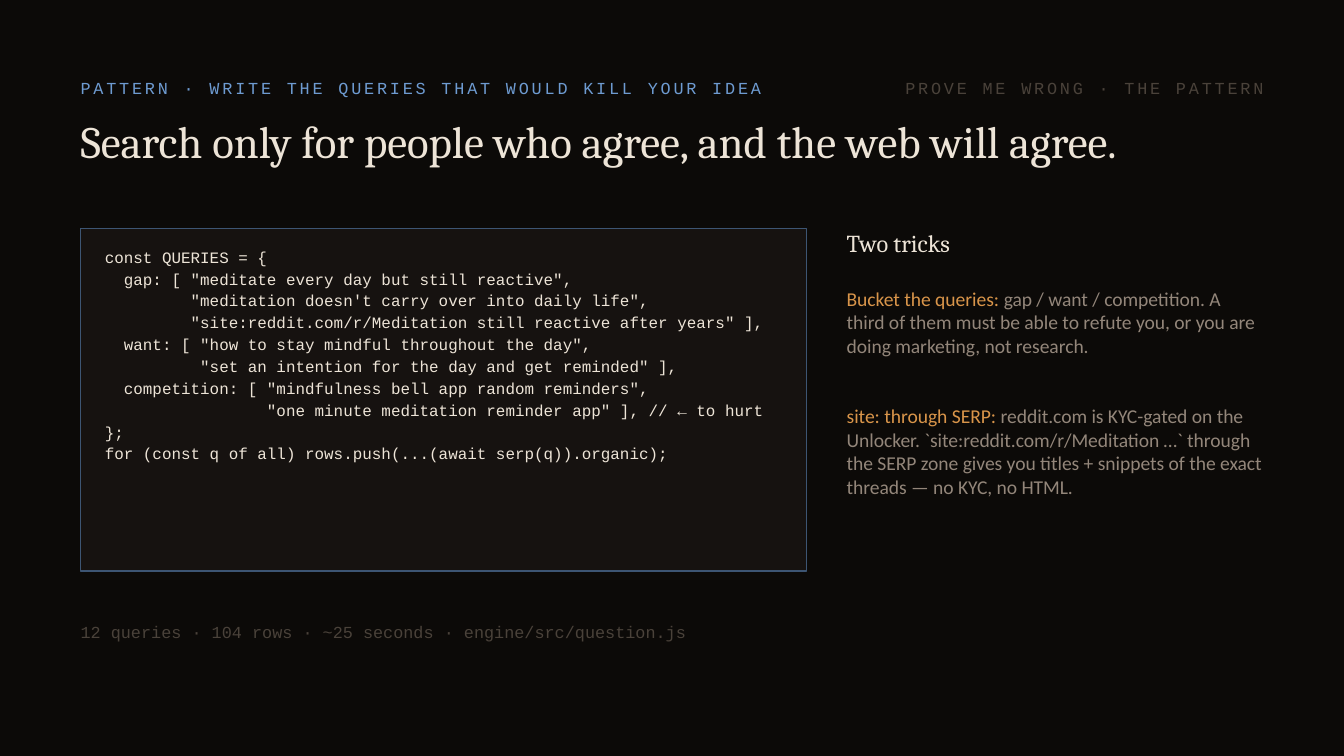
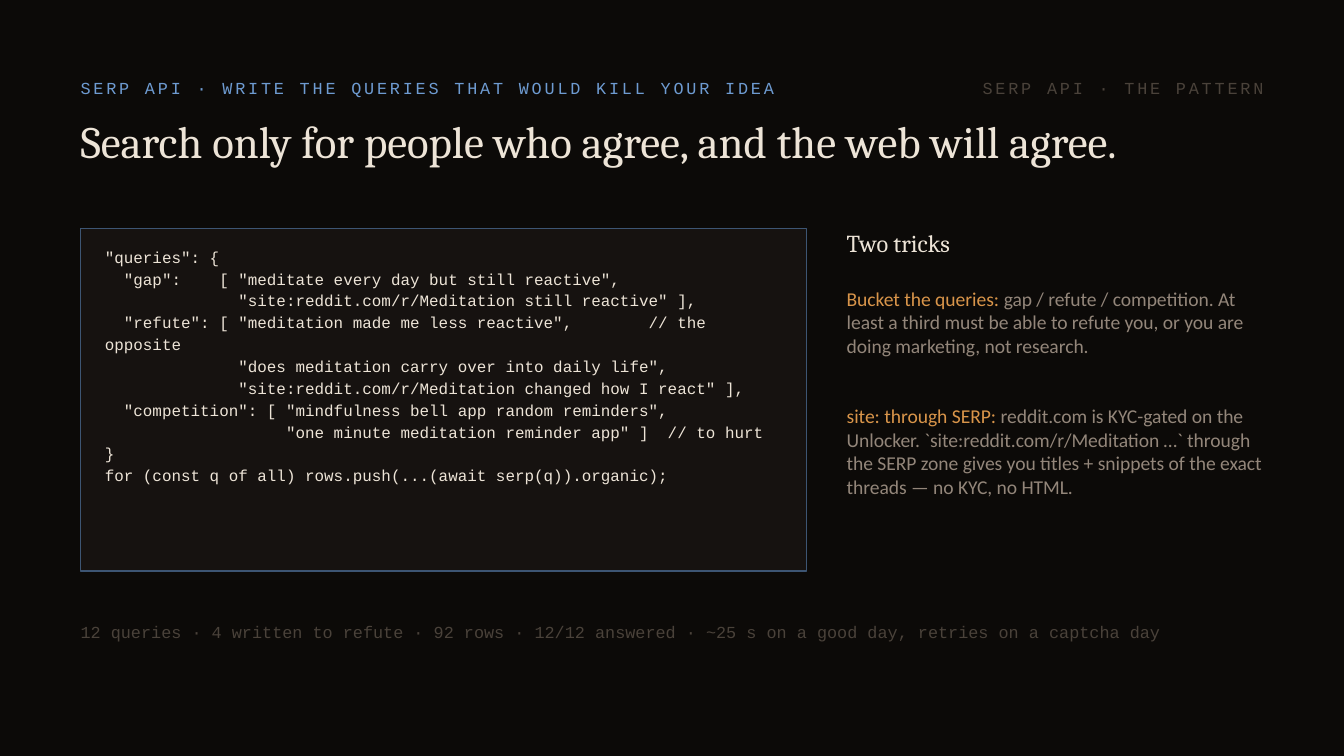
Before and after one commit to kewinzaq1/first-breath, a slide deck: slide 4 of docs/first-breath-how-it-works.pptx. Drawn at 1344x756 pixels with LibreOffice and Linux fonts; fonts in the diff are those of the drawing. Boxes give left, top, right and bottom in pixels: in the first picture for what was removed or moved away, otherwise in the second. Text is boxed around its words. In the diff, an @@ line names an element or a change of style, - is before the commit and + after.

```diff
--- a/docs/first-breath-how-it-works.pptx
+++ b/docs/first-breath-how-it-works.pptx
@@ text at (81,82,774,97): text changed @@
-PATTERN · WRITE THE QUERIES THAT WOULD KILL YOUR IDEA
+SERP API · WRITE THE QUERIES THAT WOULD KILL YOUR IDEA
@@ text at (983,83,1263,94): text changed @@
-PROVE ME WRONG · THE PATTERN
+SERP API · THE PATTERN
@@ text at (105,251,763,442): text changed @@
-const QUERIES = {
-gap: [ "meditate every day but still reactive",
-"meditation doesn't carry over into daily life",
-"site:reddit.com/r/Meditation still reactive after years" ],
-want: [ "how to stay mindful throughout the day",
-"set an intention for the day and get reminded" ],
-competition: [ "mindfulness bell app random reminders",
-"one minute meditation reminder app" ], // ← to hurt
-};
+"queries": {
+"gap": [ "meditate every day but still reactive",
+"site:reddit.com/r/Meditation still reactive" ],
+"refute": [ "meditation made me less reactive", // the opposite
+"does meditation carry over into daily life",
+"site:reddit.com/r/Meditation changed how I react" ],
+"competition": [ "mindfulness bell app random reminders",
+"one minute meditation reminder app" ] // to hurt
+}
@@ text at (847,292,1244,357): text changed @@
-Bucket the queries: gap / want / competition. A third of them must be able to refute you, or you are doing marketing, not research.
+Bucket the queries: gap / refute / competition. At least a third must be able to refute you, or you are doing marketing, not research.
@@ text at (81,626,1160,641): text changed @@
-12 queries · 104 rows · ~25 seconds · engine/src/question.js
+12 queries · 4 written to refute · 92 rows · 12/12 answered · ~25 s on a good day, retries on a captcha day
```
Also in this commit, not shown: 5 other slides changed, 4 slides added, 4 slides removed, 19 other files.
